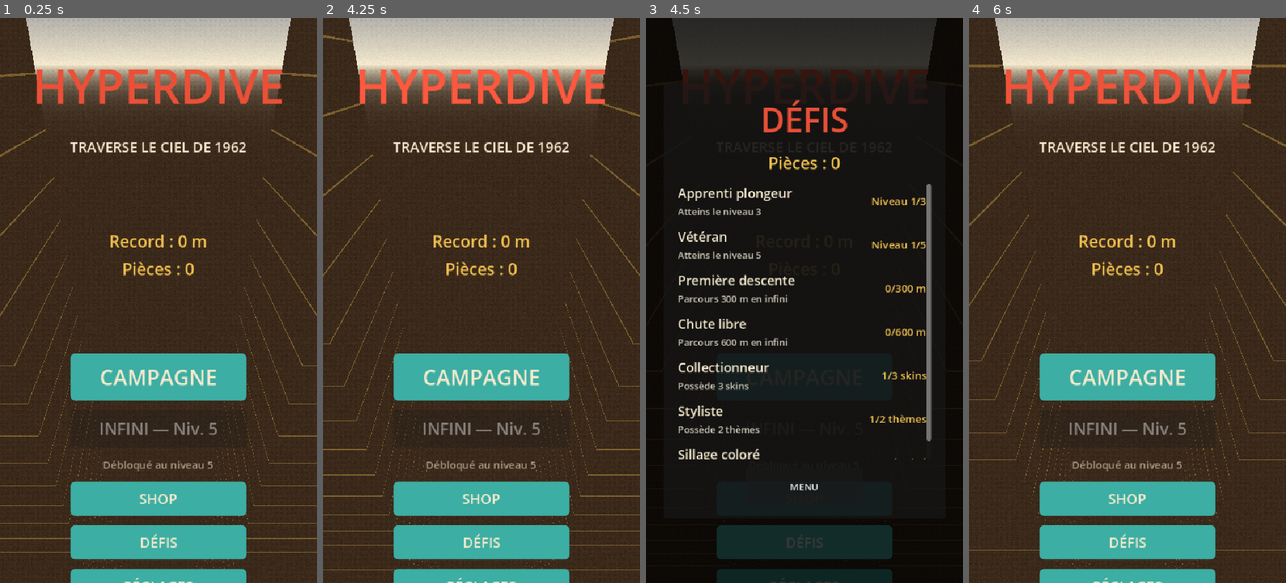
Above: before the commit, frames 1-4 (left to right).
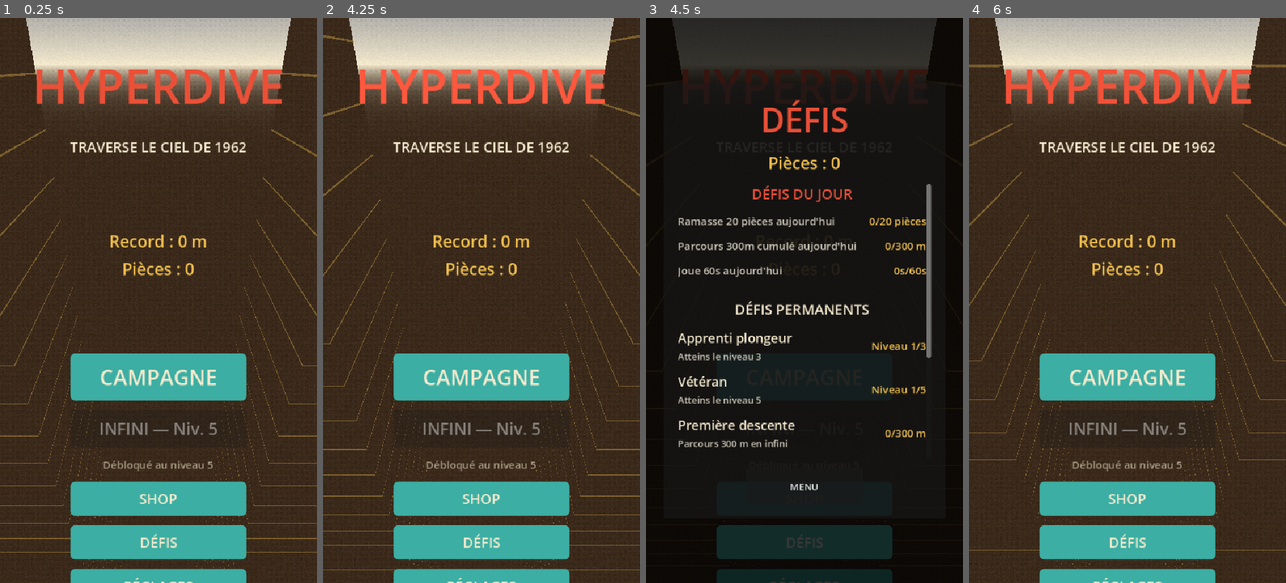
Above: after the commit, the same moments.

Repository: quvntvn/Hyperdive
Game: Godot game, scene res://scenes/ui/main_menu.tscn
Same seed, same stepped clock (60 frames per second), same inputs: the game is played once before the commit and once after it.
Inputs:
- Up to frame 1 (0.25 s): no input
- Up to frame 2 (4.25 s): click "SHOP" at 0.5 s; click "TRAILS" at 1.25 s; click "SKINS" at 2 s; click "THÈMES" at 2.75 s; click "FERMER" at 3.5 s
- Up to frame 3 (4.5 s): click "DÉFIS" at 4.25 s
- Up to frame 4 (6 s): click "CAMPAGNE" at 5 s; click "MENU" at 5.75 s

Frames 1-2 are identical in both runs. In frame 3, 7.5% of the frame differs, in the area x 10-91%, y 29-79%; in frame 4, nothing differs.

Commit message:
feat(ui): section Défis du jour dans l'écran DÉFIS
Co-Authored-By: Claude Sonnet 4.6 <noreply@anthropic.com>

Diff:
--- a/hyperdive/scripts/ui/missions_screen.gd
+++ b/hyperdive/scripts/ui/missions_screen.gd
@@ -10,6 +10,7 @@
 	_mission_list = $Panel/Layout/ScrollContainer/MissionList
 	$Panel/Layout/MenuButton.pressed.connect(_on_menu_pressed)
 	Settings.mission_claimed.connect(func() -> void: refresh())
+	Settings.daily_claimed_signal.connect(func() -> void: refresh())
 	Settings.coin_collected.connect(func(_n: int) -> void: refresh())
 	refresh()
 
@@ -18,8 +19,78 @@
 	for child in _mission_list.get_children():
 		_mission_list.remove_child(child)
 		child.queue_free()
+	_add_section_label("DÉFIS DU JOUR", Color(0.914, 0.310, 0.216))
+	for ch in Settings.daily_challenges:
+		_build_daily_row(ch)
+	var sep := HSeparator.new()
+	_mission_list.add_child(sep)
+	_add_section_label("DÉFIS PERMANENTS", Color(0.957, 0.914, 0.804))
 	for mission in Catalog.MISSIONS:
 		_build_row(mission)
+
+func _add_section_label(title: String, color: Color) -> void:
+	var lbl := Label.new()
+	lbl.text = title
+	lbl.horizontal_alignment = HORIZONTAL_ALIGNMENT_CENTER
+	lbl.add_theme_font_size_override("font_size", 24)
+	lbl.add_theme_color_override("font_color", color)
+	_mission_list.add_child(lbl)
+
+func _build_daily_row(ch: Dictionary) -> void:
+	var row := HBoxContainer.new()
+	row.add_theme_constant_override("separation", 12)
+	var info := VBoxContainer.new()
+	info.size_flags_horizontal = Control.SIZE_EXPAND_FILL
+	var desc_label := Label.new()
+	desc_label.text = ch["desc"]
+	desc_label.add_theme_font_size_override("font_size", 18)
+	desc_label.add_theme_color_override("font_color", Color(0.80, 0.78, 0.72))
+	desc_label.autowrap_mode = TextServer.AUTOWRAP_WORD_SMART
+	info.add_child(desc_label)
+	row.add_child(info)
+	var id: String = ch["id"]
+	var progress: int = Settings.daily_progress.get(id, 0)
+	var target: int = ch["target"]
+	var reward: int = ch["reward"]
+	if Settings.is_daily_claimed(id):
+		var claimed_label := Label.new()
+		claimed_label.text = "✓ Réclamé"
+		claimed_label.add_theme_font_size_override("font_size", 18)
+		claimed_label.add_theme_color_override("font_color", Color(0.6, 0.6, 0.58))
+		row.add_child(claimed_label)
+	elif Settings.is_daily_complete(ch):
+		var btn := Button.new()
+		btn.text = "RÉCLAMER " + str(reward)
+		btn.custom_minimum_size = Vector2(148.0, 48.0)
+		var style := StyleBoxFlat.new()
+		style.bg_color = Color(0.235, 0.682, 0.639)
+		style.set_corner_radius_all(6)
+		style.content_margin_left = 10.0
+		style.content_margin_right = 10.0
+		btn.add_theme_stylebox_override("normal", style)
+		var hover_style := style.duplicate() as StyleBoxFlat
+		hover_style.bg_color = Color(0.32, 0.78, 0.73)
+		btn.add_theme_stylebox_override("hover", hover_style)
+		btn.add_theme_color_override("font_color", Color(0.957, 0.914, 0.804))
+		btn.pressed.connect(func() -> void:
+			Audio.play_ui_click()
+			Settings.claim_daily(ch))
+		row.add_child(btn)
+	else:
+		var prog_label := Label.new()
+		prog_label.text = _format_daily_progress(ch, progress, target)
+		prog_label.add_theme_font_size_override("font_size", 18)
+		prog_label.add_theme_color_override("font_color", Color(0.949, 0.757, 0.306))
+		row.add_child(prog_label)
+	_mission_list.add_child(row)
+
+func _format_daily_progress(ch: Dictionary, progress: int, target: int) -> String:
+	match ch["type"]:
+		"distance": return "%d/%d m" % [progress, target]
+		"coins":    return "%d/%d pièces" % [progress, target]
+		"time":     return "%ds/%ds" % [progress, target]
+		"games":    return "%d/%d parties" % [progress, target]
+	return "%d/%d" % [progress, target]
 
 func _build_row(mission: Dictionary) -> void:
 	var row := HBoxContainer.new()
@@ -92,6 +163,7 @@
 	return "%d/%d" % [progress, target]
 
 func open() -> void:
+	Settings.ensure_daily_challenges()
 	visible = true
 	refresh()
 
